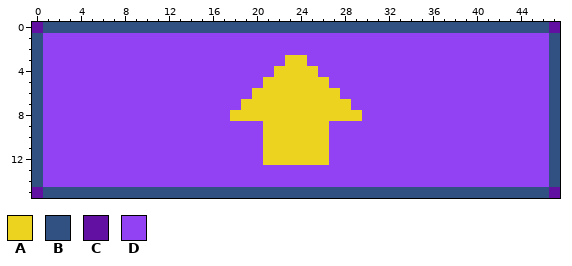
File history of a pixel-art file, Project/Assets/Art/DirectionalLift_UP.aseprite. That is the earlier state.
48x16 pixels, 1 frame.
Palette (. is transparent): A #ebd320  B #305182  C #6110a2  D #9241f3
Pixels before, first column x 0:
 0 CBBBBBBBBBBBBBBBBBBBBBBBBBBBBBBBBBBBBBBBBBBBBBBC
 1 BDDDDDDDDDDDDDDDDDDDDDDDDDDDDDDDDDDDDDDDDDDDDDDB
 2 BDDDDDDDDDDDDDDDDDDDDDDDDDDDDDDDDDDDDDDDDDDDDDDB
 3 BDDDDDDDDDDDDDDDDDDDDDDAADDDDDDDDDDDDDDDDDDDDDDB
 4 BDDDDDDDDDDDDDDDDDDDDDAAAADDDDDDDDDDDDDDDDDDDDDB
 5 BDDDDDDDDDDDDDDDDDDDDAAAAAADDDDDDDDDDDDDDDDDDDDB
 6 BDDDDDDDDDDDDDDDDDDDAAAAAAAADDDDDDDDDDDDDDDDDDDB
 7 BDDDDDDDDDDDDDDDDDDAAAAAAAAAADDDDDDDDDDDDDDDDDDB
 8 BDDDDDDDDDDDDDDDDDAAAAAAAAAAAADDDDDDDDDDDDDDDDDB
 9 BDDDDDDDDDDDDDDDDDDDDAAAAAADDDDDDDDDDDDDDDDDDDDB
10 BDDDDDDDDDDDDDDDDDDDDAAAAAADDDDDDDDDDDDDDDDDDDDB
11 BDDDDDDDDDDDDDDDDDDDDAAAAAADDDDDDDDDDDDDDDDDDDDB
12 BDDDDDDDDDDDDDDDDDDDDAAAAAADDDDDDDDDDDDDDDDDDDDB
13 BDDDDDDDDDDDDDDDDDDDDDDDDDDDDDDDDDDDDDDDDDDDDDDB
14 BDDDDDDDDDDDDDDDDDDDDDDDDDDDDDDDDDDDDDDDDDDDDDDB
15 CBBBBBBBBBBBBBBBBBBBBBBBBBBBBBBBBBBBBBBBBBBBBBBC
After:
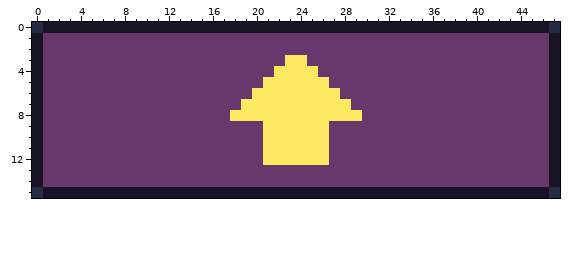
The edit:
colour A: #ebd320 -> #fee761
colour B: #305182 -> #181425
colour C: #6110a2 -> #262b44
colour D: #9241f3 -> #68386c
Pixel boxes of the changes (left, top, right, bottom) in both pictures:
changed: (32, 22, 560, 198)
